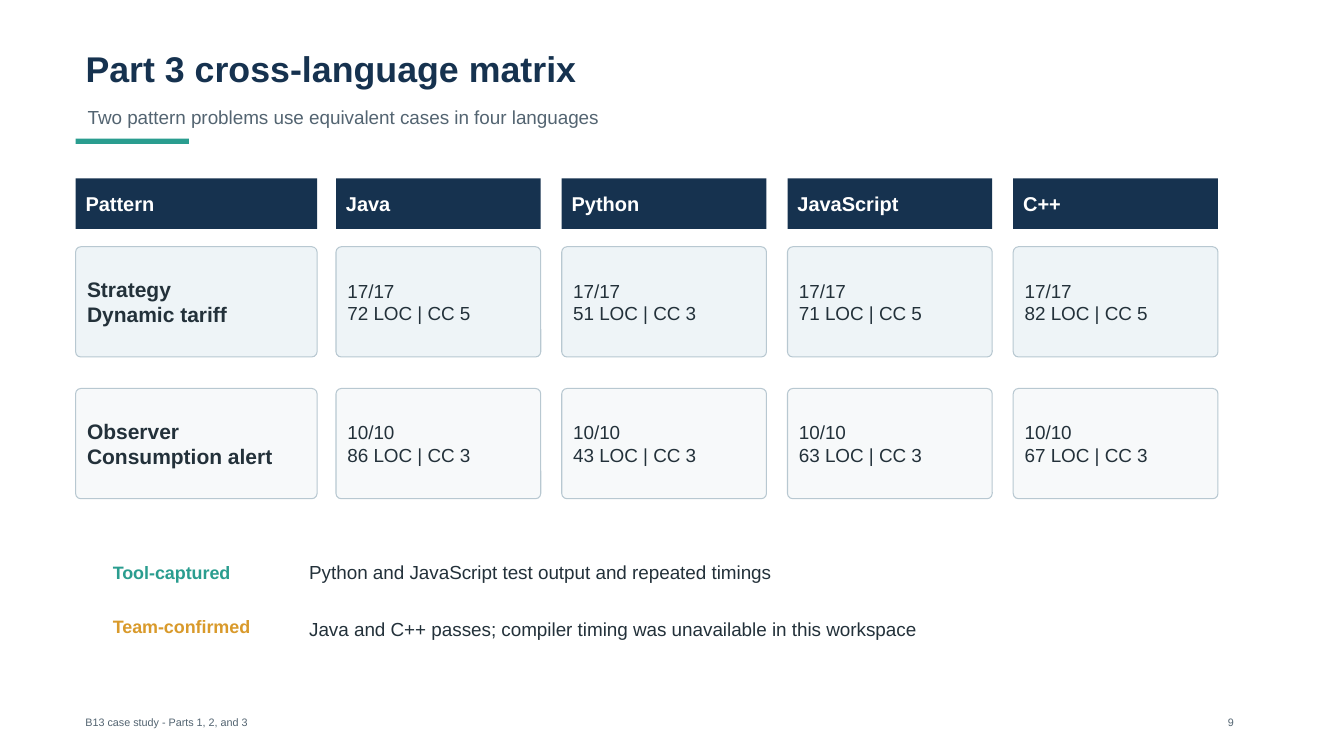
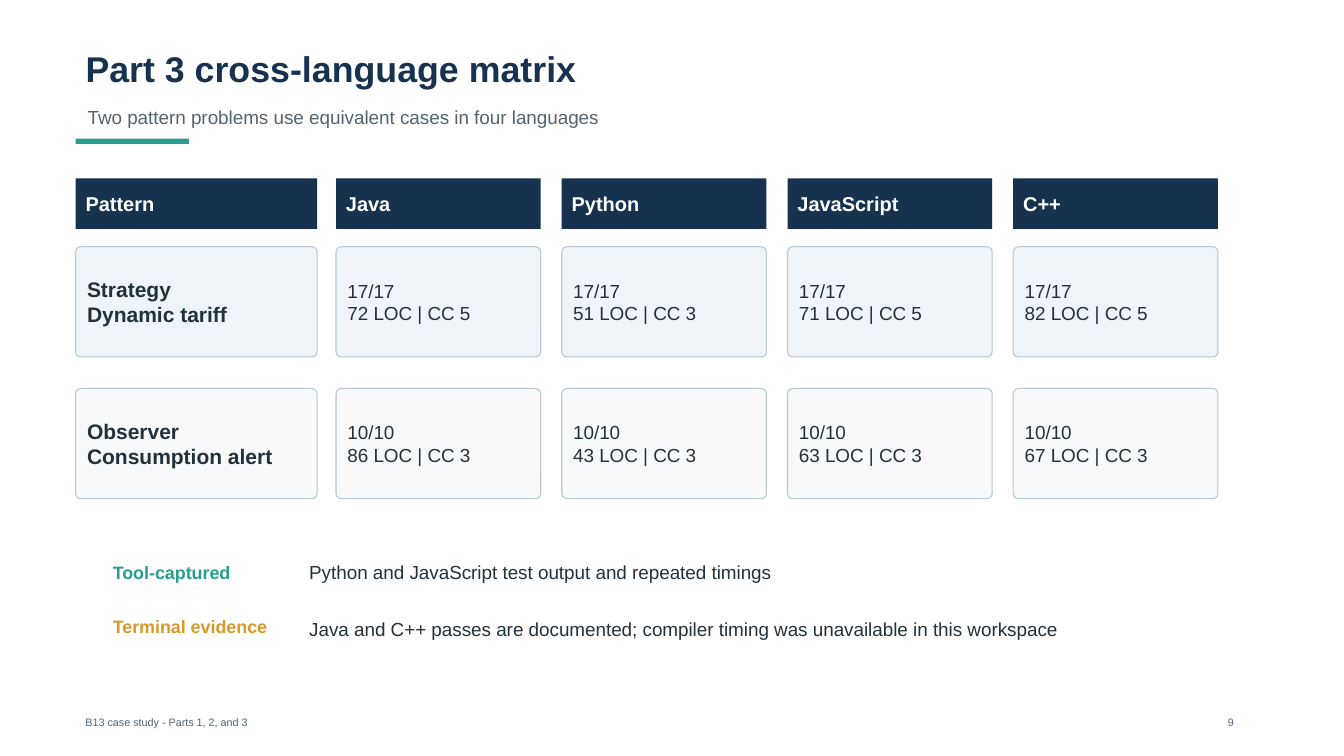
Before and after one commit to Madv4/EMS_DP, a slide deck: slide 9 of B13_Slides.pptx. Drawn at 1344x756 pixels with LibreOffice and Linux fonts; fonts in the diff are those of the drawing. Boxes give left, top, right and bottom in pixels: in the first picture for what was removed or moved away, otherwise in the second. Text is boxed around its words. In the diff, an @@ line names an element or a change of style, - is before the commit and + after.

Commit message:
Changes in slide

```diff
--- a/B13_Slides.pptx
+++ b/B13_Slides.pptx
@@ text at box(113, 620, 267, 633): text changed @@
-Team-confirmed
+Terminal evidence
@@ text at box(309, 622, 1057, 640): text changed @@
-Java and C++ passes; compiler timing was unavailable in this workspace
+Java and C++ passes are documented; compiler timing was unavailable in this workspace
```
Also in this commit, not shown: 2 other slides changed.
